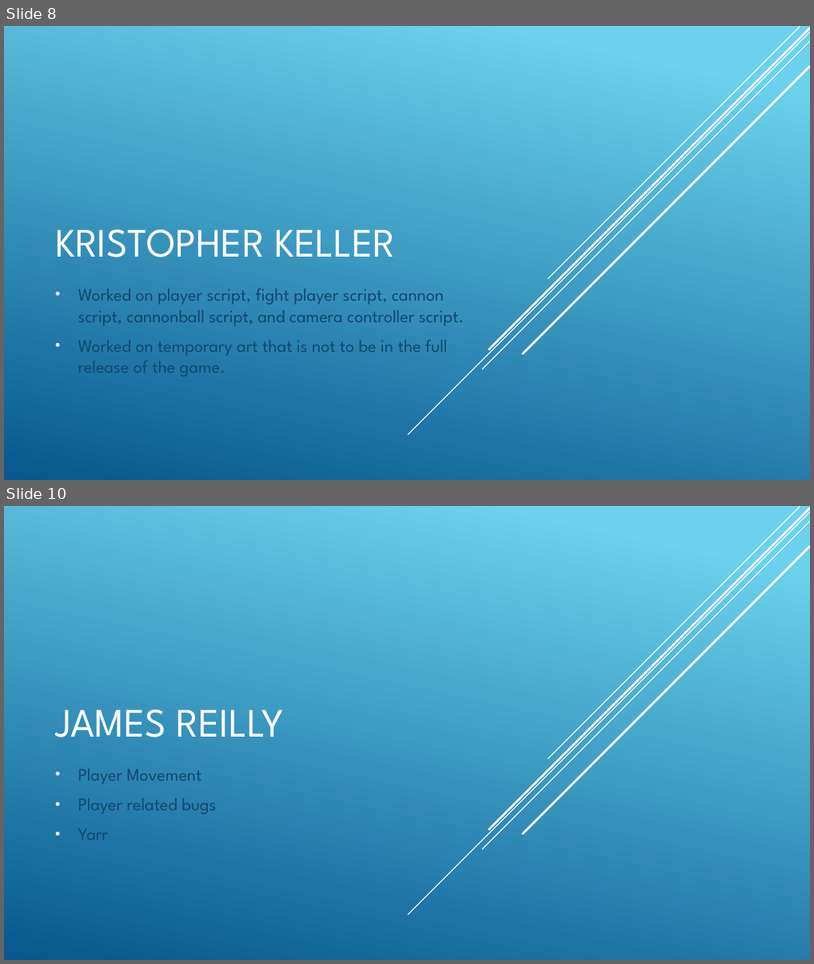
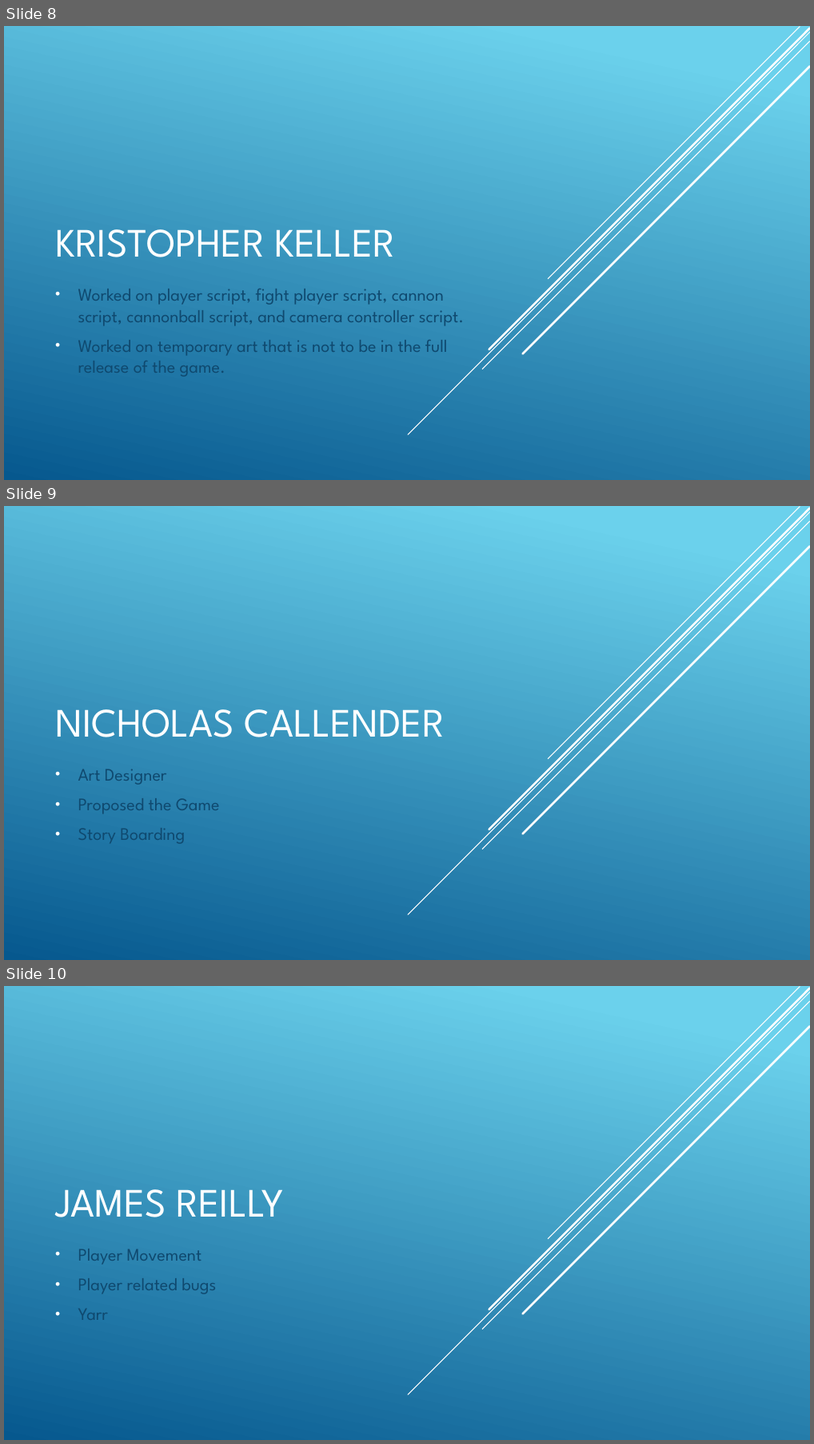
Before and after one commit to Schamale/Python2TheSequel, a slide deck: Physics Project Presentation.pptx. Shown one above the other, each under a label of ours: slides 8 and 10 before the commit, slides 8, 9 and 10 after it; the slides between them are not shown. The pictures are 814x964 and 814x1444 pixels, drawn with LibreOffice and Linux fonts; fonts in the diff are those of the drawing. Boxes give left, top, right and bottom in pixels: in the first picture for what was removed or moved away, otherwise in the second. Text is boxed around its words. In the diff, an @@ line names an element or a change of style, - is before the commit and + after.

```diff
--- a/Physics Project Presentation.pptx
+++ b/Physics Project Presentation.pptx
@@ slide 9 added at box(4, 506, 810, 960), background gradient #6ED2EB to #06588E; not listed: 5 template elements that a slide beside it also shows @@
@@ title added at box(55, 709, 444, 737), 48 pt, text #FFFFFF @@
+NICHOLAS CALLENDER
@@ subtitle added at box(78, 769, 219, 844), 21 pt, text #0F496F @@
+• Art Designer
+• Proposed the Game
+• Story Boarding
```
Also in this commit, not shown: 1 slide removed.
